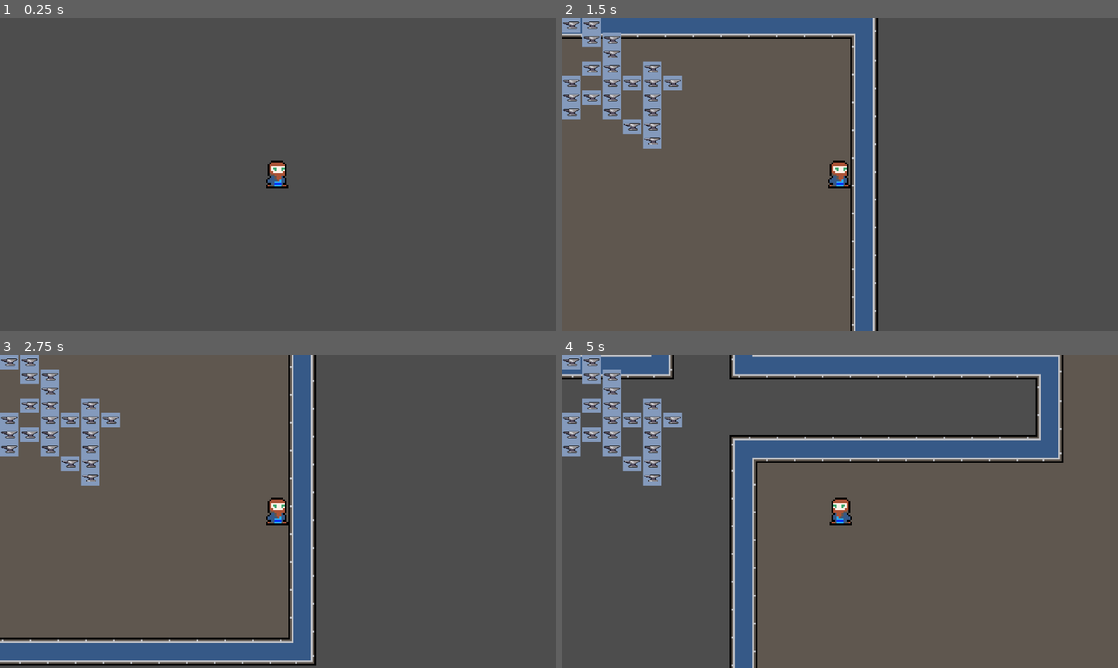
Above: before the commit, frames 1-4 (two rows, left to right).
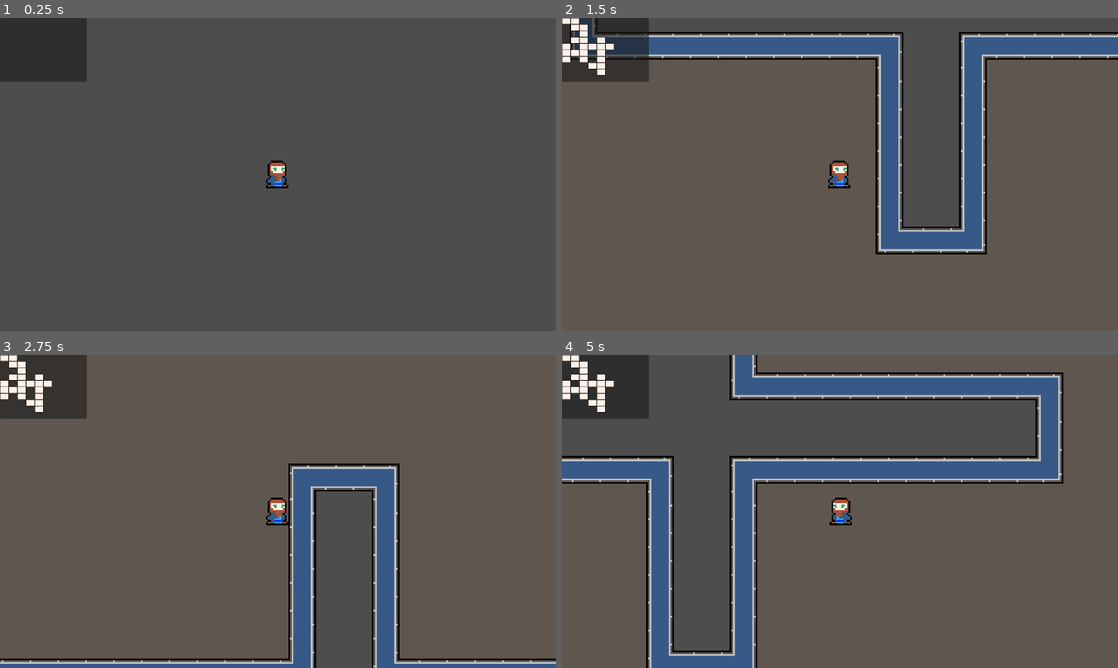
Above: after the commit, the same moments.

Repository: Tarociarz-z-Macedonii/Godot-Dungeon-Generator
Game: Godot game, scene res://scenes/places/Main.tscn
Same seed, same stepped clock (60 frames per second), same inputs: the game is played once before the commit and once after it. The engine's default icon, where the game draws it, is replaced by a stand-in: a white triangle on a blue panel in a dark square.
Inputs:
- Up to frame 1 (0.25 s): no input
- Up to frame 2 (1.5 s): hold D (movement_right) 0.53-1.28 s; hold S (movement_backward) from 1.28 s (still down)
- Up to frame 3 (2.75 s): release S (movement_backward) at 2.03 s; hold D (movement_right) from 2.03 s (still down)
- Up to frame 4 (5 s): tap Enter at 2.75 s; release D (movement_right) at 2.78 s; hold W (movement_forward) 2.78-3.53 s; hold A (movement_left) from 3.53 s (still down)

The runs differ from the first frame. In frame 1, 3.2% of the frame differs, in the area x 0-16%, y 0-21%; in frame 2, 23%; in frame 3, 16%; in frame 4, 26%, in the area x 0-91%, y 0-100%.

Commit message:
Minimap part 2

Diff:
--- a/project.godot
+++ b/project.godot
@@ -22,6 +22,7 @@
 window/size/window_width_override=1280
 window/size/window_height_override=720
 window/stretch/mode="viewport"
+window/stretch/aspect="ignore"
 
 [input]
 
--- a/scenes/places/Main.tscn
+++ b/scenes/places/Main.tscn
@@ -7,9 +7,14 @@
 scale = Vector2(6, 6)
 
 [node name="RoomGenerator" parent="." instance=ExtResource("1_tke5d")]
-position = Vector2(-2000, -2700)
+position = Vector2(-1920, -1280)
 
 [node name="Player" parent="." instance=ExtResource("1_uhomf")]
 scale = Vector2(1, 1)
 
 [node name="CanvasLayer" type="CanvasLayer" parent="."]
+
+[node name="MinimapBackground" type="Panel" parent="CanvasLayer"]
+z_index = -1
+offset_right = 40.0
+offset_bottom = 40.0
--- a/scenes/prefabs/room_minimap.tscn
+++ b/scenes/prefabs/room_minimap.tscn
@@ -1,11 +1,10 @@
 [gd_scene load_steps=2 format=3 uid="uid://dpmywssshyw10"]
 
-[ext_resource type="Texture2D" uid="uid://c4tglggha3bkb" path="res://sprites/sr2c812834cb64f.png" id="1_la4go"]
+[ext_resource type="Texture2D" uid="uid://05ap3px3mlpc" path="res://sprites/room_discovered.png" id="1_la4go"]
 
 [node name="TextureRect" type="TextureRect"]
 offset_left = 48.0
 offset_top = 27.0
-offset_right = 112.0
-offset_bottom = 77.0
+offset_right = 78.0
+offset_bottom = 49.0
 texture = ExtResource("1_la4go")
-expand_mode = 1
--- a/scripts/minimap_displayer.gd
+++ b/scripts/minimap_displayer.gd
@@ -1,15 +1,38 @@
 extends Node2D
 
 var room_icon = preload('res://scenes/prefabs/room_minimap.tscn')
-var room_width = 70
-var room_height = 50
+var room_width = 30
+var room_height = 22
+var offset_x = 1920.0
+var offset_y = 1280
+var minimap_rooms = {}
+var minimap_created = false
 var room_generator
 var canvas
+var minimap_background
+var player
 func _ready() -> void:
 	room_generator = get_node('../')
 	canvas = get_node('/root/Place/CanvasLayer')
+	player = get_node('/root/Place/Player')
+	minimap_background = canvas.get_node('MinimapBackground')
+	minimap_background.size = Vector2(30*10,22*10)
+
+func _process(delta: float) -> void:
+	if minimap_created:
+		_update_current_room()
+
 func draw_minimap(rooms_created):
 	for room_cords in rooms_created:
 		var temp_icon = room_icon.instantiate()
 		canvas.add_child(temp_icon)
+		minimap_rooms[room_cords] = temp_icon
 		temp_icon.position = Vector2(room_generator.cords_to_x(room_cords) * room_width, room_generator.cords_to_y(room_cords) * room_height)
+	minimap_created = true
+
+func _get_current_room_cords():
+	return int((player.position.x + offset_x)/ (room_width*16)) + int((player.position.y + offset_y) / (room_height*16)) * 10
+
+func _update_current_room():
+	print(_get_current_room_cords())
+	#minimap_rooms[_get_current_room_cords()].visible = false
Binary file added: sprites/room_discovered.png
Not shown, added: sprites/room_discovered.png.import
